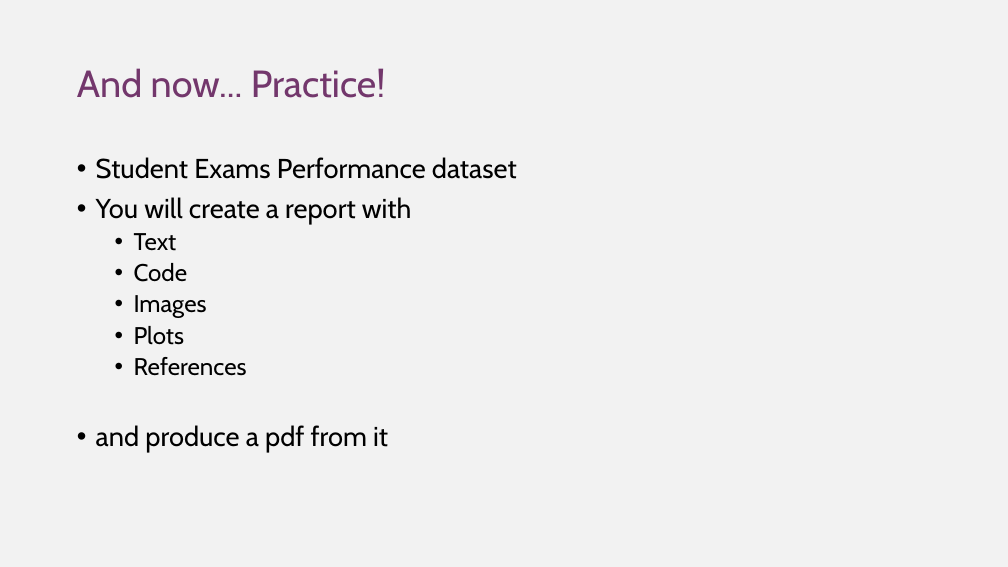
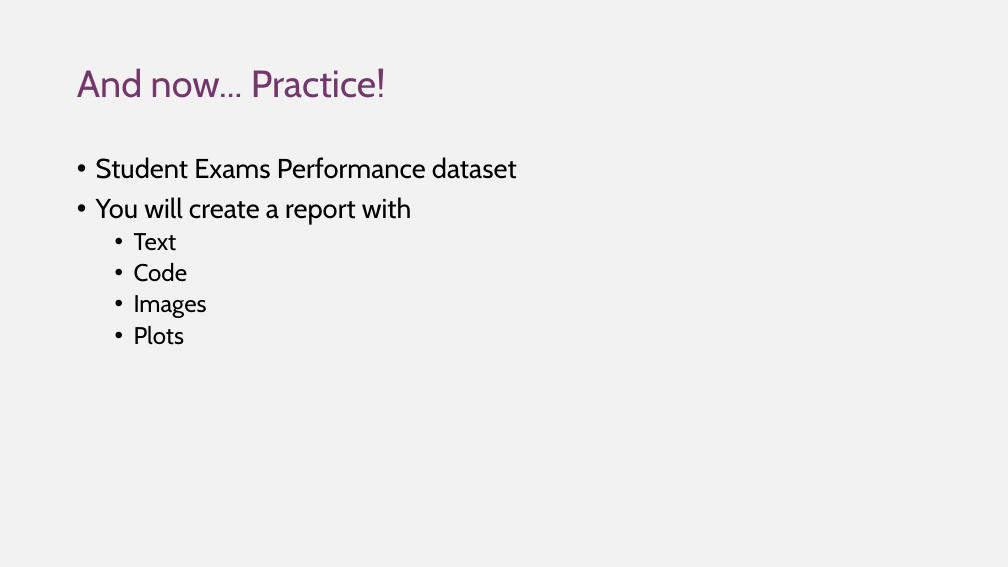
Before and after one commit to DGfS-PhD-2021/R-markdown-course, a slide deck: slide 13 of rmarkdown_pres.pptx. Drawn at 1008x567 pixels with LibreOffice and Linux fonts; fonts in the diff are those of the drawing. Boxes give left, top, right and bottom in pixels: in the first picture for what was removed or moved away, otherwise in the second. Text is boxed around its words. In the diff, an @@ line names an element or a change of style, - is before the commit and + after.

```diff
--- a/rmarkdown_pres.pptx
+++ b/rmarkdown_pres.pptx
@@ text at <box>96,357,388,452</box>: paragraphs removed @@
-  • References
-• and produce a pdf from it
```
Also in this commit, not shown: 1 slide added, 1 other file.
